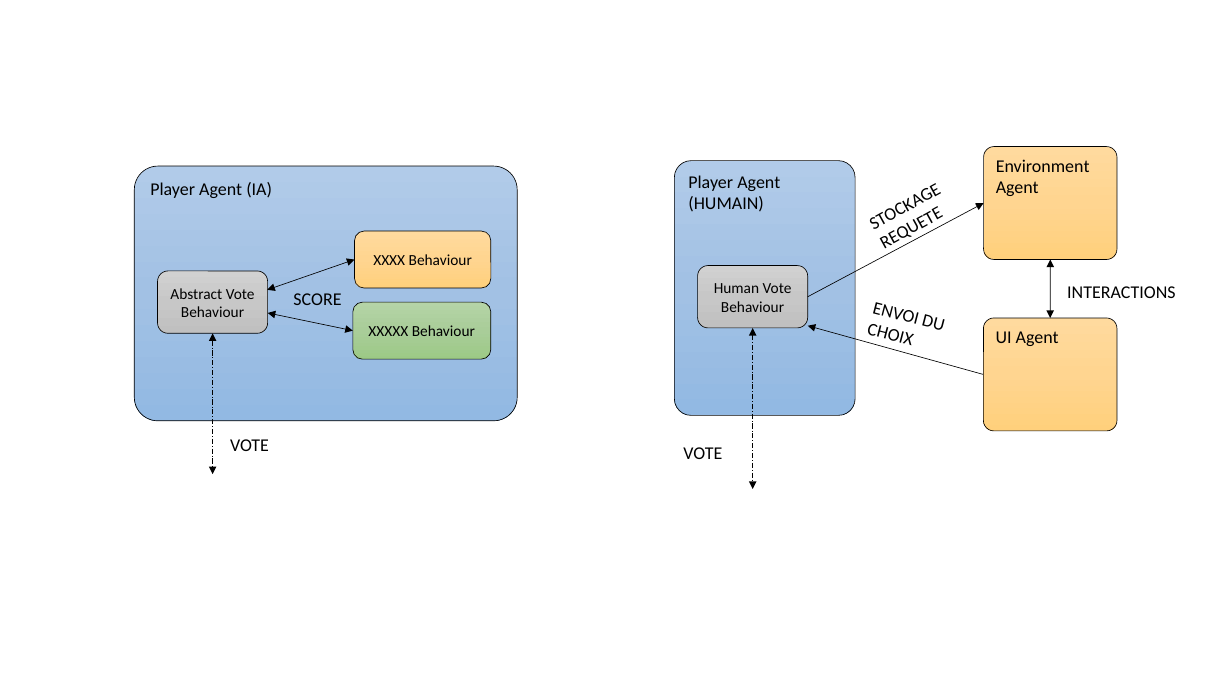
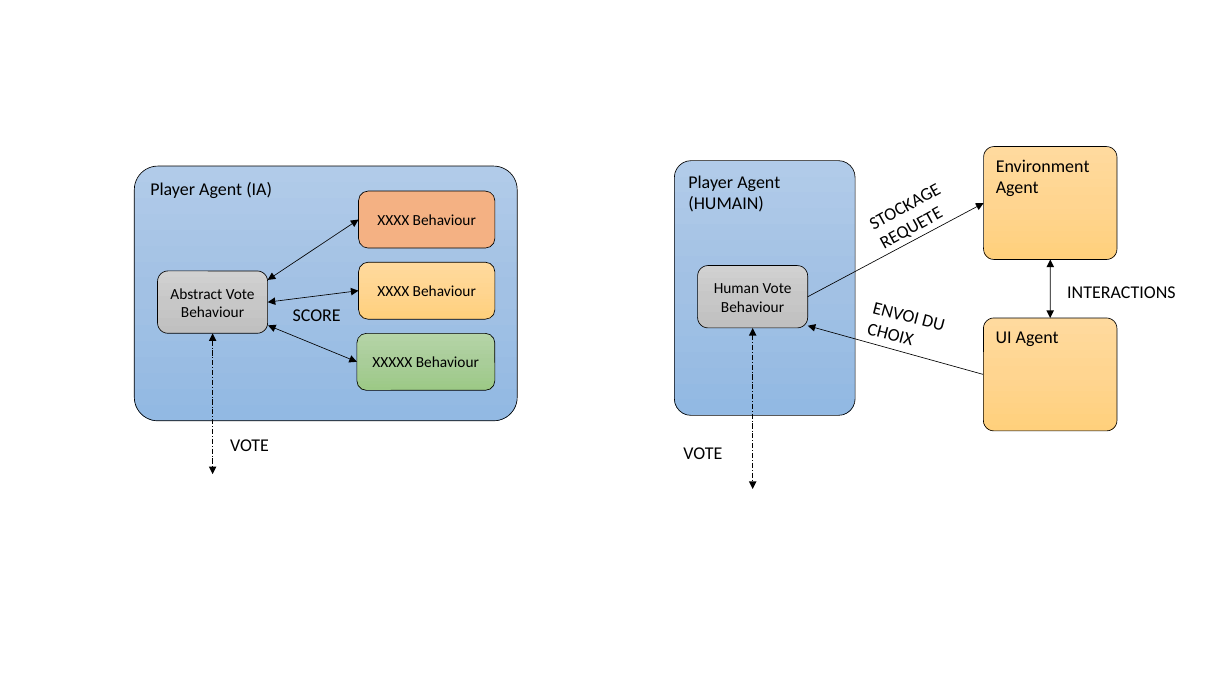
Before and after one commit to konamdav/Loup-Garou, a slide deck: slide 19 of README.pptx (slide 18 before the commit). Drawn at 1232x693 pixels with LibreOffice and Linux fonts; fonts in the diff are those of the drawing. Boxes give left, top, right and bottom in pixels: in the first picture for what was removed or moved away, otherwise in the second. Text is boxed around its words. In the diff, an @@ line names an element or a change of style, - is before the commit and + after.

```diff
--- a/README.pptx
+++ b/README.pptx
@@ rounded rectangle added at box(359, 191, 495, 249), fill #F4B183, outline #000000 0.5 pt, 12 pt, text #000000 @@
+XXXX Behaviour
@@ double arrow added from (359, 220) to (268, 280), #000000 0.5 pt @@
@@ rounded rectangle "XXXX Behaviour": place and size @@
-rounded rectangle "XXXX Behaviour" at box(355, 231, 492, 288)
+rounded rectangle "XXXX Behaviour" at box(359, 262, 495, 320)
@@ double arrow moved from (355, 260) - (267, 290) to (359, 291) - (268, 302) @@
@@ text "SCORE": place and size @@
-text "SCORE" at box(293, 293, 341, 305)
+text "SCORE" at box(293, 309, 341, 321)
@@ double arrow moved from (353, 331) - (268, 313) to (357, 362) - (268, 325) @@
@@ rounded rectangle "XXXXX Behaviour": place and size @@
-rounded rectangle "XXXXX Behaviour" at box(353, 302, 491, 360)
+rounded rectangle "XXXXX Behaviour" at box(357, 334, 494, 391)
```
Also in this commit, not shown: 1 other slide changed, 1 slide added.
